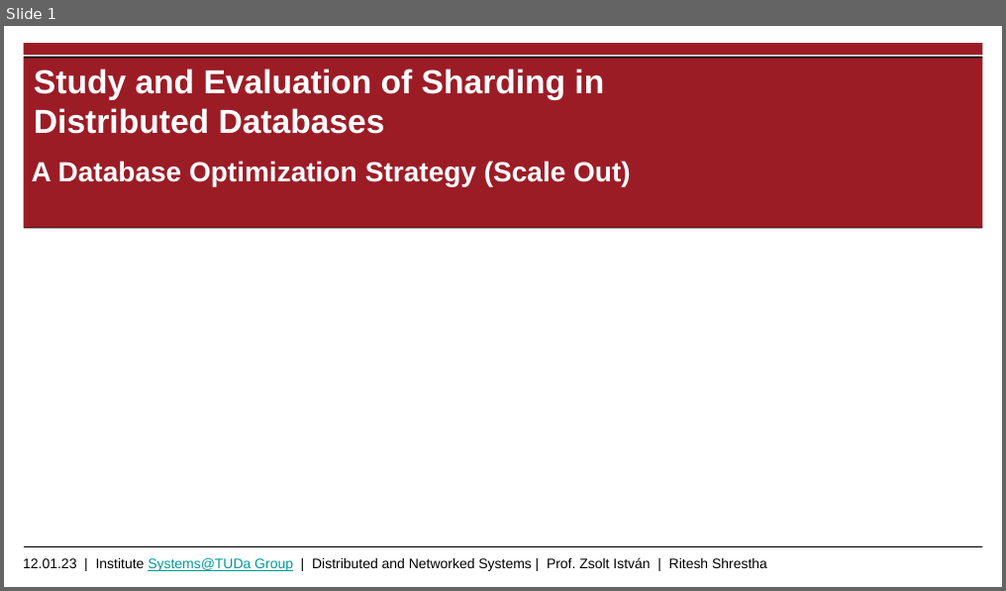
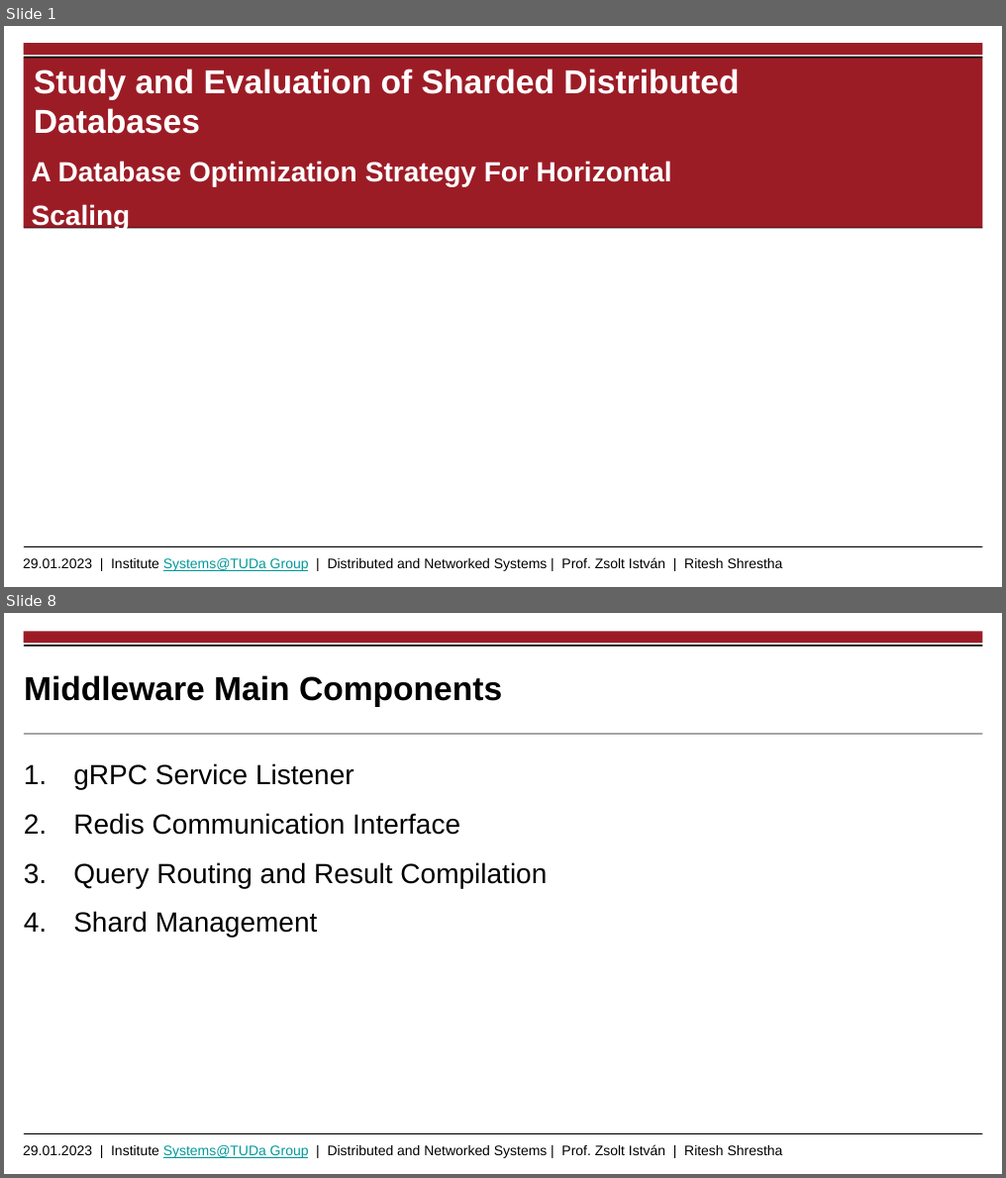
Before and after one commit to riteshCodes/sharded-distributed-databases, a slide deck: Documentation/Thesis_Presentation_Shrestha_Ritesh.pptx. Shown one above the other, each under a label of ours: slide 1 before the commit, slides 1 and 8 after it; the slides between them are not shown. The pictures are 1006x591 and 1006x1178 pixels, drawn with LibreOffice and Linux fonts; fonts in the diff are those of the drawing; background and template pictures are left out. Boxes give left, top, right and bottom in pixels: in the first picture for what was removed or moved away, otherwise in the second. Text is boxed around its words. In the diff, an @@ line names an element or a change of style, - is before the commit and + after.

```diff
--- a/Documentation/Thesis_Presentation_Shrestha_Ritesh.pptx
+++ b/Documentation/Thesis_Presentation_Shrestha_Ritesh.pptx
@@ slide 8 added at [4,613,1002,1174], background #FFFFFF; not listed: 2 template elements that a slide beside it also shows @@
@@ rectangle added at [24,631,983,643], fill #9C1C26 @@
@@ line added from (24, 645) to (983, 645), #000000 1.2 pt @@
@@ title added at [24,675,502,707], 24 pt, text #000000, bold @@
+Middleware Main Components
@@ line added from (24, 734) to (983, 734), #000000 0.6 pt @@
@@ text added at [73,763,547,937], 20 pt, text #000000 @@
+1. gRPC Service Listener
+2. Redis Communication Interface
+3. Query Routing and Result Compilation
+4. Shard Management
@@ slide 1 changed as well @@
@@ title at [34,69,739,134]: text changed @@
-Study and Evaluation of Sharding in Distributed Databases
+Study and Evaluation of Sharded Distributed Databases
@@ subtitle at [32,161,672,230]: text changed @@
-A Database Optimization Strategy (Scale Out)
+A Database Optimization Strategy For Horizontal Scaling
@@ text at [23,558,783,571]: text changed @@
-12.01.23 | Institute Systems@TUDa Group | Distributed and Networked Systems | Prof. Zsolt István | Ritesh Shrestha
+29.01.2023 | Institute Systems@TUDa Group | Distributed and Networked Systems | Prof. Zsolt István | Ritesh Shrestha
```
Also in this commit, not shown: 1 other slide changed, 22 other slides added, 4 slides removed, 1 other file.
